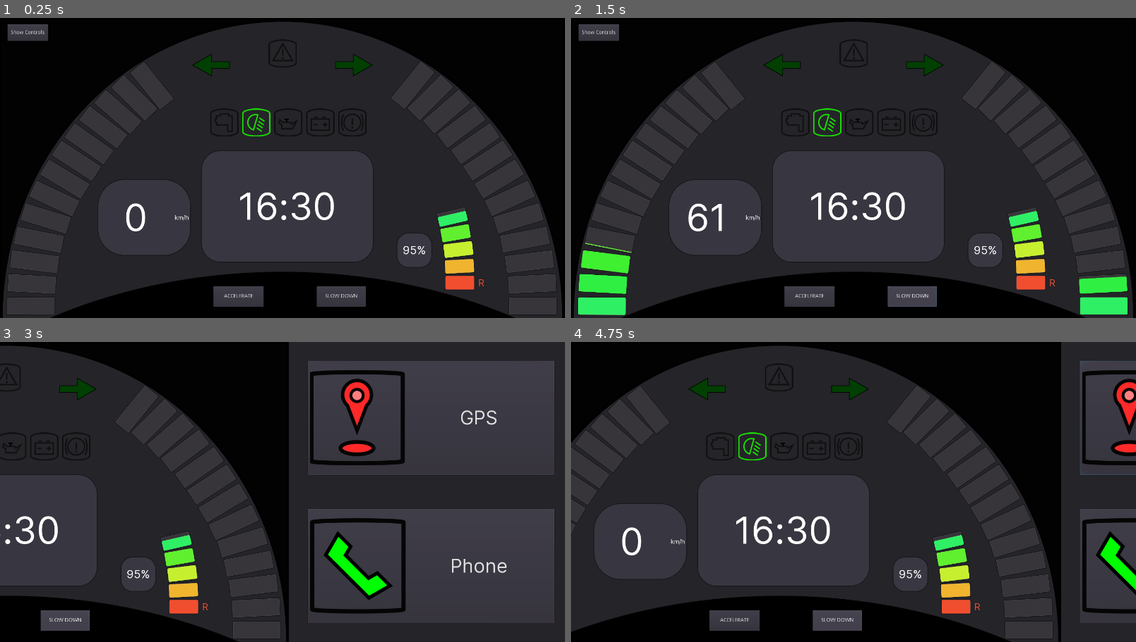
Above: before the commit, frames 1-4 (two rows, left to right).
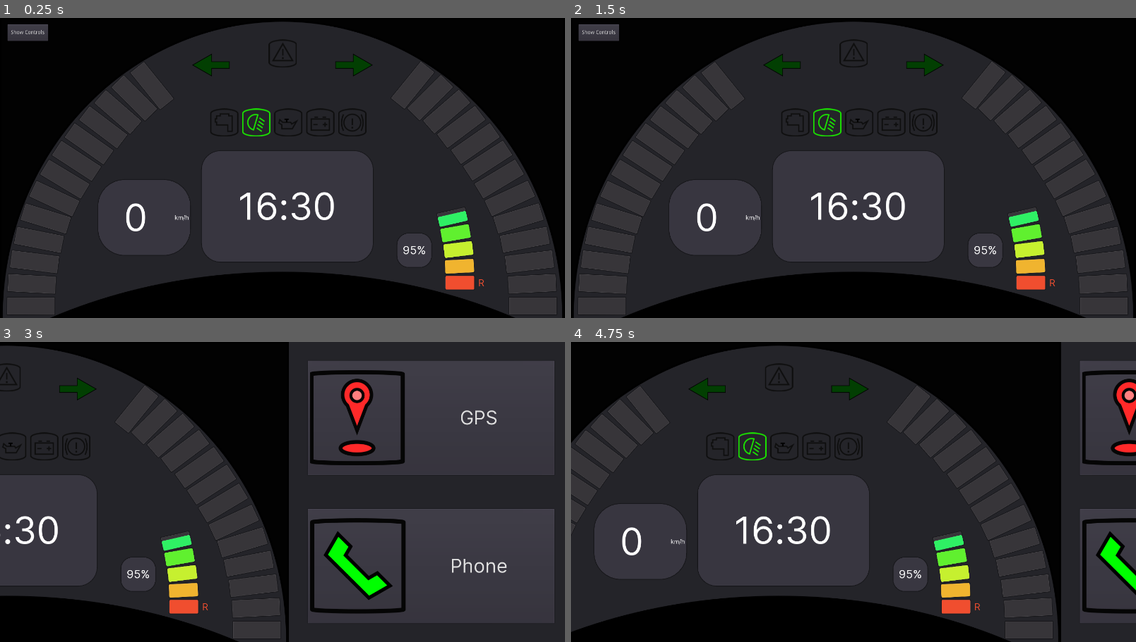
Above: after the commit, the same moments.

Repository: przadkap/car-dashboard
Game: Godot game, scene res://App.tscn
Same seed, same stepped clock (60 frames per second), same inputs: the game is played once before the commit and once after it. The engine's default icon, where the game draws it, is replaced by a stand-in: a white triangle on a blue panel in a dark square. Sound files missing from this copy of the repository are replaced by a short silence.
Inputs (mouse positions are in pixels of both pictures, inside the frame that each line leads up to):
- Up to frame 1 (0.25 s): no input
- Up to frame 2 (1.5 s): click (808, 297) at 0.5 s, where only the run before the commit has a clickable "ACCELERATE"; click (910, 297) at 1.25 s, where only the run before the commit has a clickable "SLOW DOWN"
- Up to frame 3 (3 s): tap Enter at 2 s; hold Right 2.03-2.78 s; tap 2 at 2.1 s; hold Left from 2.78 s (still down); tap 1 at 2.85 s
- Up to frame 4 (4.75 s): release Left at 3.53 s; hold Right 3.53-4.28 s; tap 2 at 3.6 s; hold Up from 4.28 s (still down); tap 1 at 4.35 s

The runs differ from the first frame. In frame 1, 1.2% of the frame differs, in the area x 37-65%, y 89-97%; in frame 2, 4.0%, in the area x 1-99%, y 61-100%; in frame 3, 0.6%; in frame 4, 1.2%.

Commit message:
add separator in control

Diff:
--- a/Car Dashboard/App.gd
+++ b/Car Dashboard/App.gd
@@ -107,3 +107,15 @@
 			$BTWScreen/WarningLED/BlinkTimer.stop()
 			$BTWScreen/WarningLED.reset_texture()
 	print("active after: ", warning_leds_active)
+
+
+func _on_TurnRight_pressed():
+	emit_signal("turn_right")
+
+
+func _on_TurnLeft_pressed():
+	emit_signal("turn_left")
+
+
+func _on_TurnStop_pressed():
+	emit_signal("turn_off")
--- a/Car Dashboard/App.tscn
+++ b/Car Dashboard/App.tscn
@@ -906,6 +906,7 @@
 [node name="BlinkTimer" type="Timer" parent="BTWScreen/WarningLED"]
 
 [node name="AccelerateButton" type="Button" parent="BTWScreen"]
+visible = false
 margin_left = 566.979
 margin_top = 715.0
 margin_right = 699.979
@@ -918,6 +919,7 @@
 }
 
 [node name="AccelerateButton2" type="Button" parent="BTWScreen"]
+visible = false
 margin_left = 841.141
 margin_top = 715.0
 margin_right = 971.141
@@ -1068,28 +1070,31 @@
 margin_bottom = 561.0
 script = ExtResource( 44 )
 __meta__ = {
-"_edit_group_": true,
-"_edit_use_anchors_": false
-}
-
-[node name="VBoxContainer" type="VBoxContainer" parent="BTWScreen/Controls"]
+"_edit_use_anchors_": false
+}
+
+[node name="HBoxContainer" type="HBoxContainer" parent="BTWScreen/Controls"]
 margin_left = 7.0
 margin_top = 7.0
-margin_right = 101.0
+margin_right = 253.0
 margin_bottom = 493.0
 
-[node name="EngineControl" type="PanelContainer" parent="BTWScreen/Controls/VBoxContainer"]
+[node name="LEDControl" type="VBoxContainer" parent="BTWScreen/Controls/HBoxContainer"]
+margin_right = 94.0
+margin_bottom = 486.0
+
+[node name="EngineControl" type="PanelContainer" parent="BTWScreen/Controls/HBoxContainer/LEDControl"]
 margin_right = 94.0
 margin_bottom = 94.0
 size_flags_horizontal = 3
 
-[node name="HBoxContainer" type="HBoxContainer" parent="BTWScreen/Controls/VBoxContainer/EngineControl"]
+[node name="HBoxContainer" type="HBoxContainer" parent="BTWScreen/Controls/HBoxContainer/LEDControl/EngineControl"]
 margin_left = 7.0
 margin_top = 7.0
 margin_right = 87.0
 margin_bottom = 87.0
 
-[node name="EngineButton" type="Button" parent="BTWScreen/Controls/VBoxContainer/EngineControl/HBoxContainer"]
+[node name="EngineButton" type="Button" parent="BTWScreen/Controls/HBoxContainer/LEDControl/EngineControl/HBoxContainer"]
 margin_right = 80.0
 margin_bottom = 80.0
 rect_min_size = Vector2( 80, 80 )
@@ -1097,7 +1102,7 @@
 toggle_mode = true
 enabled_focus_mode = 1
 
-[node name="TextureRect" type="TextureRect" parent="BTWScreen/Controls/VBoxContainer/EngineControl/HBoxContainer/EngineButton"]
+[node name="TextureRect" type="TextureRect" parent="BTWScreen/Controls/HBoxContainer/LEDControl/EngineControl/HBoxContainer/EngineButton"]
 anchor_left = 0.5
 anchor_top = 0.5
 anchor_right = 0.5
@@ -1112,19 +1117,19 @@
 "_edit_use_anchors_": false
 }
 
-[node name="LightControl" type="PanelContainer" parent="BTWScreen/Controls/VBoxContainer"]
+[node name="LightControl" type="PanelContainer" parent="BTWScreen/Controls/HBoxContainer/LEDControl"]
 margin_top = 98.0
 margin_right = 94.0
 margin_bottom = 192.0
 size_flags_horizontal = 3
 
-[node name="HBoxContainer" type="HBoxContainer" parent="BTWScreen/Controls/VBoxContainer/LightControl"]
+[node name="HBoxContainer" type="HBoxContainer" parent="BTWScreen/Controls/HBoxContainer/LEDControl/LightControl"]
 margin_left = 7.0
 margin_top = 7.0
 margin_right = 87.0
 margin_bottom = 87.0
 
-[node name="LightButton" type="Button" parent="BTWScreen/Controls/VBoxContainer/LightControl/HBoxContainer"]
+[node name="LightButton" type="Button" parent="BTWScreen/Controls/HBoxContainer/LEDControl/LightControl/HBoxContainer"]
 margin_right = 80.0
 margin_bottom = 80.0
 rect_min_size = Vector2( 80, 80 )
@@ -1133,7 +1138,7 @@
 pressed = true
 enabled_focus_mode = 1
 
-[node name="TextureRect" type="TextureRect" parent="BTWScreen/Controls/VBoxContainer/LightControl/HBoxContainer/LightButton"]
+[node name="TextureRect" type="TextureRect" parent="BTWScreen/Controls/HBoxContainer/LEDControl/LightControl/HBoxContainer/LightButton"]
 anchor_left = 0.5
 anchor_top = 0.5
 anchor_right = 0.5
@@ -1148,19 +1153,19 @@
 "_edit_use_anchors_": false
 }
 
-[node name="OilControl" type="PanelContainer" parent="BTWScreen/Controls/VBoxContainer"]
+[node name="OilControl" type="PanelContainer" parent="BTWScreen/Controls/HBoxContainer/LEDControl"]
 margin_top = 196.0
 margin_right = 94.0
 margin_bottom = 290.0
 size_flags_horizontal = 3
 
-[node name="HBoxContainer" type="HBoxContainer" parent="BTWScreen/Controls/VBoxContainer/OilControl"]
+[node name="HBoxContainer" type="HBoxContainer" parent="BTWScreen/Controls/HBoxContainer/LEDControl/OilControl"]
 margin_left = 7.0
 margin_top = 7.0
 margin_right = 87.0
 margin_bottom = 87.0
 
-[node name="OilButton" type="Button" parent="BTWScreen/Controls/VBoxContainer/OilControl/HBoxContainer"]
+[node name="OilButton" type="Button" parent="BTWScreen/Controls/HBoxContainer/LEDControl/OilControl/HBoxContainer"]
 margin_right = 80.0
 margin_bottom = 80.0
 rect_min_size = Vector2( 80, 80 )
@@ -1168,7 +1173,7 @@
 toggle_mode = true
 enabled_focus_mode = 1
 
-[node name="TextureRect" type="TextureRect" parent="BTWScreen/Controls/VBoxContainer/OilControl/HBoxContainer/OilButton"]
+[node name="TextureRect" type="TextureRect" parent="BTWScreen/Controls/HBoxContainer/LEDControl/OilControl/HBoxContainer/OilButton"]
 anchor_left = 0.5
 anchor_top = 0.5
 anchor_right = 0.5
@@ -1183,19 +1188,19 @@
 "_edit_use_anchors_": false
 }
 
-[node name="BatteryControl" type="PanelContainer" parent="BTWScreen/Controls/VBoxContainer"]
+[node name="BatteryControl" type="PanelContainer" parent="BTWScreen/Controls/HBoxContainer/LEDControl"]
 margin_top = 294.0
 margin_right = 94.0
 margin_bottom = 388.0
 size_flags_horizontal = 3
 
-[node name="HBoxContainer" type="HBoxContainer" parent="BTWScreen/Controls/VBoxContainer/BatteryControl"]
+[node name="HBoxContainer" type="HBoxContainer" parent="BTWScreen/Controls/HBoxContainer/LEDControl/BatteryControl"]
 margin_left = 7.0
 margin_top = 7.0
 margin_right = 87.0
 margin_bottom = 87.0
 
-[node name="BatteryButton" type="Button" parent="BTWScreen/Controls/VBoxContainer/BatteryControl/HBoxContainer"]
+[node name="BatteryButton" type="Button" parent="BTWScreen/Controls/HBoxContainer/LEDControl/BatteryControl/HBoxContainer"]
 margin_right = 80.0
 margin_bottom = 80.0
 rect_min_size = Vector2( 80, 80 )
@@ -1203,7 +1208,7 @@
 toggle_mode = true
 enabled_focus_mode = 1
 
-[node name="TextureRect" type="TextureRect" parent="BTWScreen/Controls/VBoxContainer/BatteryControl/HBoxContainer/BatteryButton"]
+[node name="TextureRect" type="TextureRect" parent="BTWScreen/Controls/HBoxContainer/LEDControl/BatteryControl/HBoxContainer/BatteryButton"]
 anchor_left = 0.5
 anchor_top = 0.5
 anchor_right = 0.5
@@ -1218,19 +1223,19 @@
 "_edit_use_anchors_": false
 }
 
-[node name="ABSControl" type="PanelContainer" parent="BTWScreen/Controls/VBoxContainer"]
+[node name="ABSControl" type="PanelContainer" parent="BTWScreen/Controls/HBoxContainer/LEDControl"]
 margin_top = 392.0
 margin_right = 94.0
 margin_bottom = 486.0
 size_flags_horizontal = 3
 
-[node name="HBoxContainer" type="HBoxContainer" parent="BTWScreen/Controls/VBoxContainer/ABSControl"]
+[node name="HBoxContainer" type="HBoxContainer" parent="BTWScreen/Controls/HBoxContainer/LEDControl/ABSControl"]
 margin_left = 7.0
 margin_top = 7.0
 margin_right = 87.0
 margin_bottom = 87.0
 
-[node name="ABSButton" type="Button" parent="BTWScreen/Controls/VBoxContainer/ABSControl/HBoxContainer"]
+[node name="ABSButton" type="Button" parent="BTWScreen/Controls/HBoxContainer/LEDControl/ABSControl/HBoxContainer"]
 margin_right = 80.0
 margin_bottom = 80.0
 rect_min_size = Vector2( 80, 80 )
@@ -1238,7 +1243,7 @@
 toggle_mode = true
 enabled_focus_mode = 1
 
-[node name="TextureRect" type="TextureRect" parent="BTWScreen/Controls/VBoxContainer/ABSControl/HBoxContainer/ABSButton"]
+[node name="TextureRect" type="TextureRect" parent="BTWScreen/Controls/HBoxContainer/LEDControl/ABSControl/HBoxContainer/ABSButton"]
 anchor_left = 0.5
 anchor_top = 0.5
 anchor_right = 0.5
@@ -1252,6 +1257,52 @@
 __meta__ = {
 "_edit_use_anchors_": false
 }
+
+[node name="VSeparator" type="VSeparator" parent="BTWScreen/Controls/HBoxContainer"]
+margin_left = 98.0
+margin_right = 118.0
+margin_bottom = 486.0
+custom_constants/separation = 20
+
+[node name="CarControl" type="VBoxContainer" parent="BTWScreen/Controls/HBoxContainer"]
+margin_left = 122.0
+margin_right = 216.0
+margin_bottom = 486.0
+rect_min_size = Vector2( 94, 0 )
+
+[node name="Accelerate" type="Button" parent="BTWScreen/Controls/HBoxContainer/CarControl"]
+margin_right = 94.0
+margin_bottom = 94.0
+rect_min_size = Vector2( 94, 94 )
+text = "Accelerate"
+
+[node name="Decelerate" type="Button" parent="BTWScreen/Controls/HBoxContainer/CarControl"]
+margin_top = 98.0
+margin_right = 94.0
+margin_bottom = 192.0
+rect_min_size = Vector2( 94, 94 )
+text = "Decelerate"
+
+[node name="TurnRight" type="Button" parent="BTWScreen/Controls/HBoxContainer/CarControl"]
+margin_top = 196.0
+margin_right = 94.0
+margin_bottom = 290.0
+rect_min_size = Vector2( 94, 94 )
+text = "Turn Right"
+
+[node name="TurnLeft" type="Button" parent="BTWScreen/Controls/HBoxContainer/CarControl"]
+margin_top = 294.0
+margin_right = 94.0
+margin_bottom = 388.0
+rect_min_size = Vector2( 94, 94 )
+text = "Turn Left"
+
+[node name="TurnStop" type="Button" parent="BTWScreen/Controls/HBoxContainer/CarControl"]
+margin_top = 392.0
+margin_right = 94.0
+margin_bottom = 486.0
+rect_min_size = Vector2( 94, 94 )
+text = "Stop Turning"
 
 [node name="MultimediaScreen" type="Control" parent="."]
 margin_left = 1500.0
@@ -2769,11 +2820,16 @@
 [connection signal="timeout" from="BTWScreen/KMTimer" to="." method="_on_KMTimer_timeout"]
 [connection signal="timeout" from="BTWScreen/FuelTimer" to="BTWScreen/FuelMeter" method="_on_FuelTimer_timeout"]
 [connection signal="timeout" from="BTWScreen/StopDistanceTimer" to="." method="_on_StopDistanceTimer_timeout"]
-[connection signal="toggled" from="BTWScreen/Controls/VBoxContainer/EngineControl/HBoxContainer/EngineButton" to="." method="_on_EngineButton_toggled"]
-[connection signal="toggled" from="BTWScreen/Controls/VBoxContainer/LightControl/HBoxContainer/LightButton" to="." method="_on_LightButton_toggled"]
-[connection signal="toggled" from="BTWScreen/Controls/VBoxContainer/OilControl/HBoxContainer/OilButton" to="." method="_on_OilButton_toggled"]
-[connection signal="toggled" from="BTWScreen/Controls/VBoxContainer/BatteryControl/HBoxContainer/BatteryButton" to="." method="_on_BatteryButton_toggled"]
-[connection signal="toggled" from="BTWScreen/Controls/VBoxContainer/ABSControl/HBoxContainer/ABSButton" to="." method="_on_ABSButton_toggled"]
+[connection signal="toggled" from="BTWScreen/Controls/HBoxContainer/LEDControl/EngineControl/HBoxContainer/EngineButton" to="." method="_on_EngineButton_toggled"]
+[connection signal="toggled" from="BTWScreen/Controls/HBoxContainer/LEDControl/LightControl/HBoxContainer/LightButton" to="." method="_on_LightButton_toggled"]
+[connection signal="toggled" from="BTWScreen/Controls/HBoxContainer/LEDControl/OilControl/HBoxContainer/OilButton" to="." method="_on_OilButton_toggled"]
+[connection signal="toggled" from="BTWScreen/Controls/HBoxContainer/LEDControl/BatteryControl/HBoxContainer/BatteryButton" to="." method="_on_BatteryButton_toggled"]
+[connection signal="toggled" from="BTWScreen/Controls/HBoxContainer/LEDControl/ABSControl/HBoxContainer/ABSButton" to="." method="_on_ABSButton_toggled"]
+[connection signal="pressed" from="BTWScreen/Controls/HBoxContainer/CarControl/Accelerate" to="BTWScreen/Accelerometer" method="_on_Accelerate_pressed"]
+[connection signal="pressed" from="BTWScreen/Controls/HBoxContainer/CarControl/Decelerate" to="BTWScreen/Accelerometer" method="_on_Decelerate_pressed"]
+[connection signal="pressed" from="BTWScreen/Controls/HBoxContainer/CarControl/TurnRight" to="." method="_on_TurnRight_pressed"]
+[connection signal="pressed" from="BTWScreen/Controls/HBoxContainer/CarControl/TurnLeft" to="." method="_on_TurnLeft_pressed"]
+[connection signal="pressed" from="BTWScreen/Controls/HBoxContainer/CarControl/TurnStop" to="." method="_on_TurnStop_pressed"]
 [connection signal="content_changed" from="MultimediaScreen" to="MultimediaScreen/PanelContainer" method="_on_MultimediaScreen_content_changed"]
 [connection signal="content_changed" from="MultimediaScreen" to="MultimediaScreen/PanelContainer/SideSeparator/Content" method="_on_MultimediaScreen_content_changed"]
 [connection signal="music_toggled" from="MultimediaScreen" to="MultimediaScreen/PanelContainer/SideSeparator/Content/MusicPlayer" method="_on_MultimediaScreen_music_toggled"]
